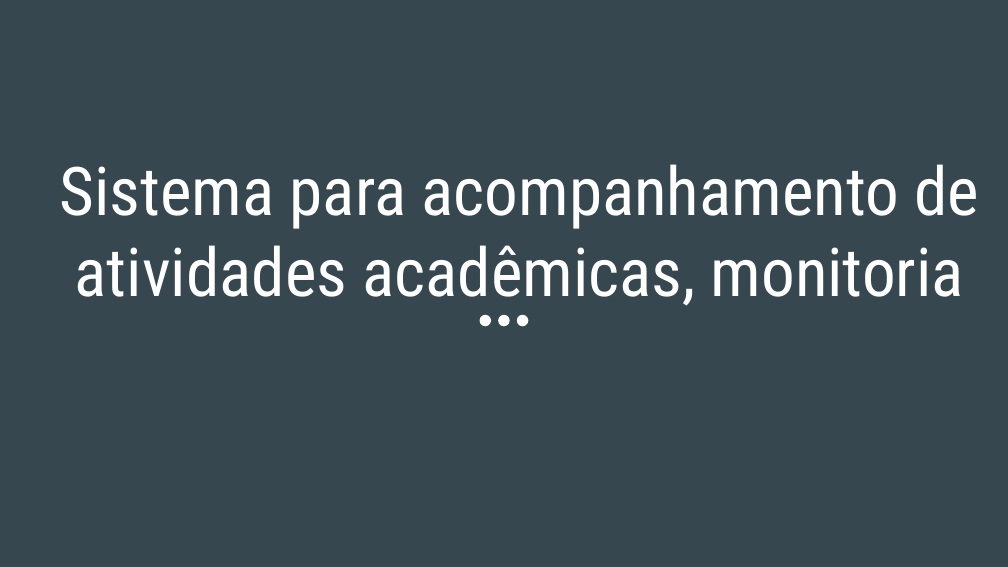
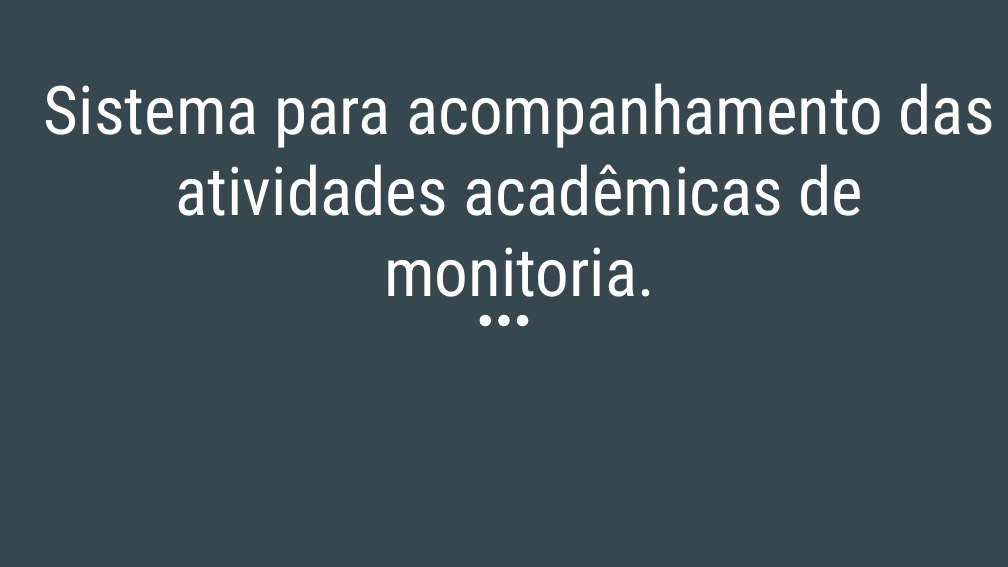
Before and after one commit to ProjetosIFPE/monitoriaifpe_documentos, a slide deck: slide 1 of Slides Web2.odp. Drawn at 1008x567 pixels with LibreOffice and Linux fonts; fonts in the diff are those of the drawing. Boxes give left, top, right and bottom in pixels: in the first picture for what was removed or moved away, otherwise in the second. Text is boxed around its words. In the diff, an @@ line names an element or a change of style, - is before the commit and + after.

```diff
--- a/Slides Web2.odp
+++ b/Slides Web2.odp
@@ title at (44, 83, 995, 297): text changed @@
-Sistema para acompanhamento de atividades acadêmicas, monitoria
+Sistema para acompanhamento das atividades acadêmicas de monitoria.
```
Also in this commit, not shown: 5 other slides changed, 1 slide added, 2 slides removed, 7 other files.
